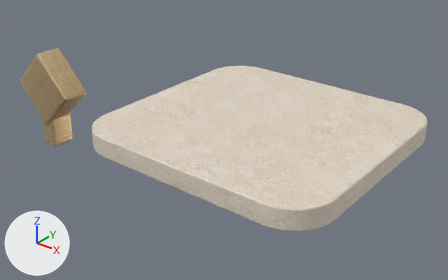
A saved change to the glTF model assets/models/buildings-v3/level-5/roof.glb.
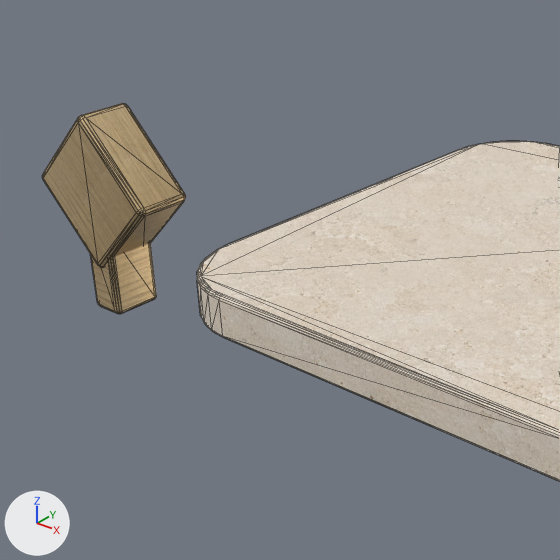
There are two pictures of each version: one whole from a camera (50 mm lens) standing at (3.241, -3.711, 7.486) and looking at (0.551, -0.349, 5.402), one close up on the part from 0% to 58% of the width and 0% to 93% of the height. Arrows for +X, +Y and +Z are at lower left; the lights stay in place. The first two pictures are the older version. The close-ups show mesh edges as thin lines. Vertices at exactly the same position are counted once.

In view in the first close-up: 'roof'.
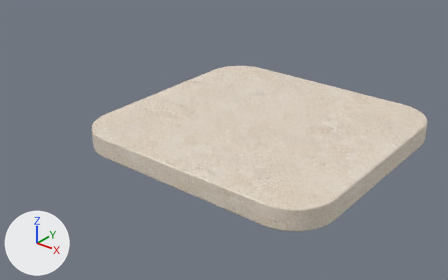
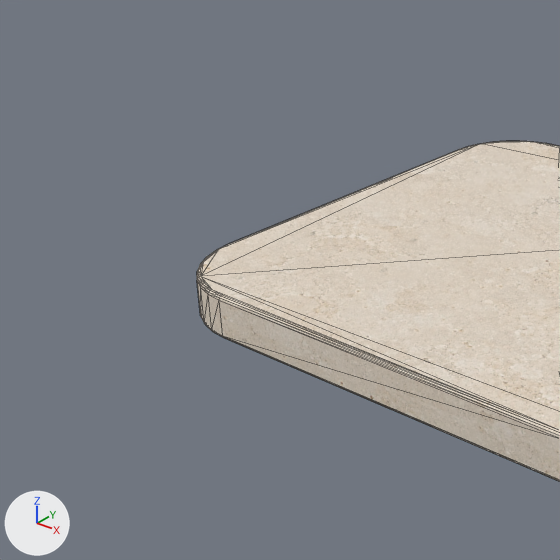
What differs and where, as boxes (x1, y1, x2, y2) in the close-ups (560 x 560 px):
'roof', reshaped: before (42, 103, 560, 482); after (197, 141, 560, 482)
part 1 of me_penthouse_cap, deleted (beige): before (90, 243, 156, 314)
part 2 of me_penthouse_cap, deleted (brown): before (42, 103, 186, 268)

Patch to the scene script:
```diff
--- a/assets/models/buildings-v3/level-5/roof.glb.py
+++ b/assets/models/buildings-v3/level-5/roof.glb.py
@@ me_penthouse_cap @@
 # used by ob_roof; location = (0.5, 0.22, 5.27)
-me_penthouse_cap.from_pydata(...)  # 480 vertices, 948 faces; spans x -1.12..1.12, y -1.86..1.08, z -0.09..1.06
+me_penthouse_cap.from_pydata(...)  # 288 vertices, 572 faces; spans x -1.12..1.12, y -1.08..1.08, z -0.09..0.09
+# me_penthouse_cap part 1: the loose piece of 96 vertices spanning x -0.41..-0.29, y -1.85..-1.69, z 0.46..0.73 is deleted
+# me_penthouse_cap part 2: the loose piece of 96 vertices spanning x -0.58..-0.12, y -1.86..-1.68, z 0.6..1.06 is deleted
 me_penthouse_cap.materials.append(mat_stone)
-me_penthouse_cap.materials.append(mat_gold)  # picture img_metal
```
